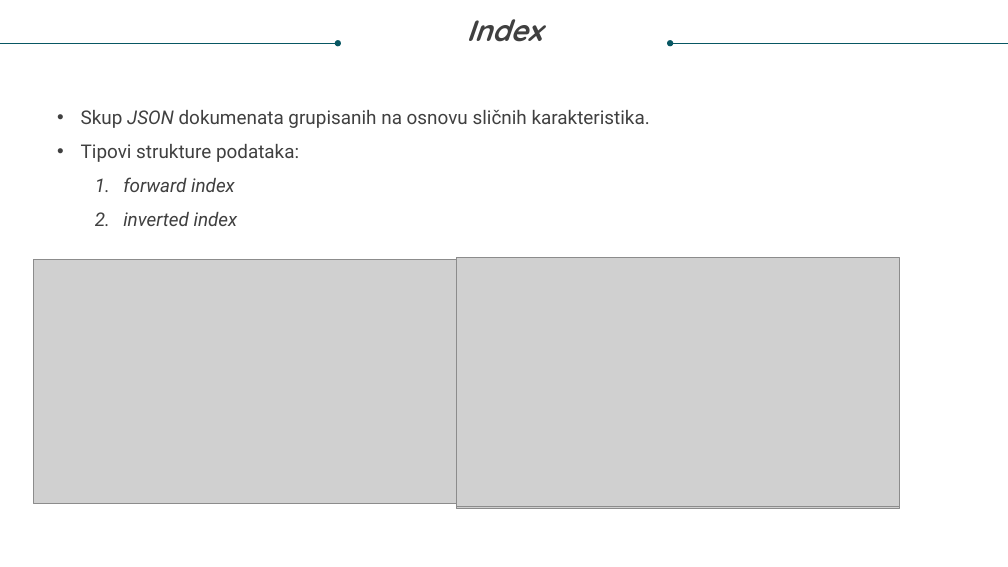
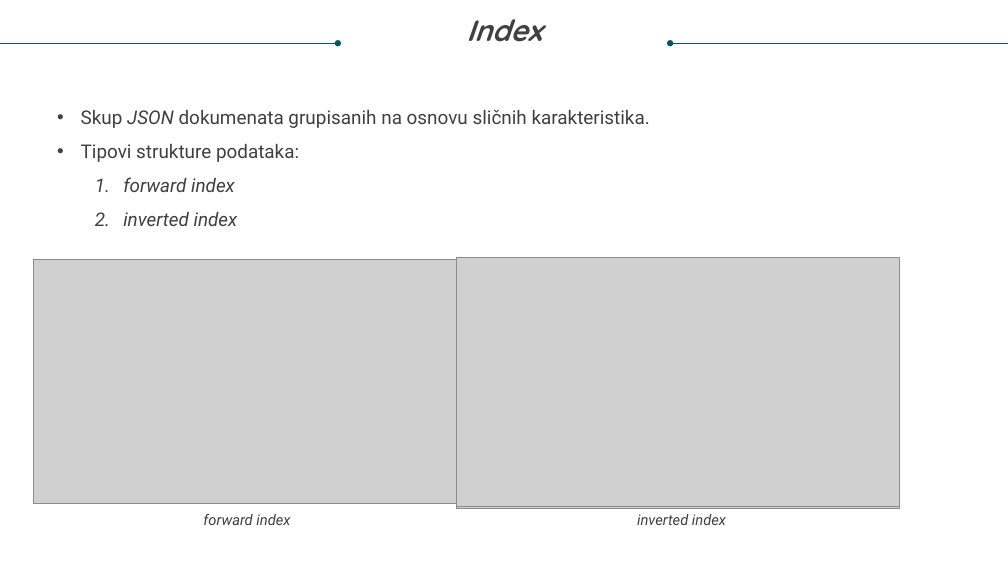
Before and after one commit to Nevenaa01/DebugIt, a slide deck: slide 7 of Nevena Gligorov diplomski prezentacija.pptx. Drawn at 1008x567 pixels with LibreOffice and Linux fonts; fonts in the diff are those of the drawing; grey boxes stand for pictures. Boxes give left, top, right and bottom in pixels: in the first picture for what was removed or moved away, otherwise in the second. Text is boxed around its words. In the diff, an @@ line names an element or a change of style, - is before the commit and + after.

```diff
--- a/Nevena Gligorov diplomski prezentacija.pptx
+++ b/Nevena Gligorov diplomski prezentacija.pptx
@@ text added at (203,514,290,525), 14 pt, text #404040, italic @@
+forward index
@@ text added at (637,514,726,525), 14 pt, text #404040, italic @@
+inverted index
```
Also in this commit, not shown: 12 other slides changed, 1 slide added, 3 other files.
